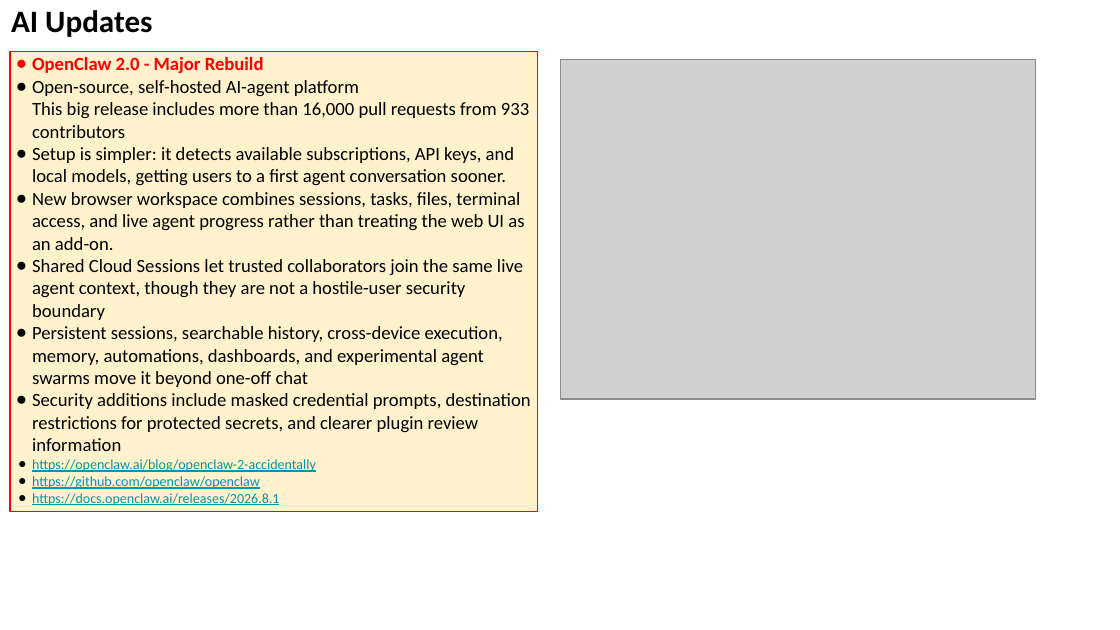
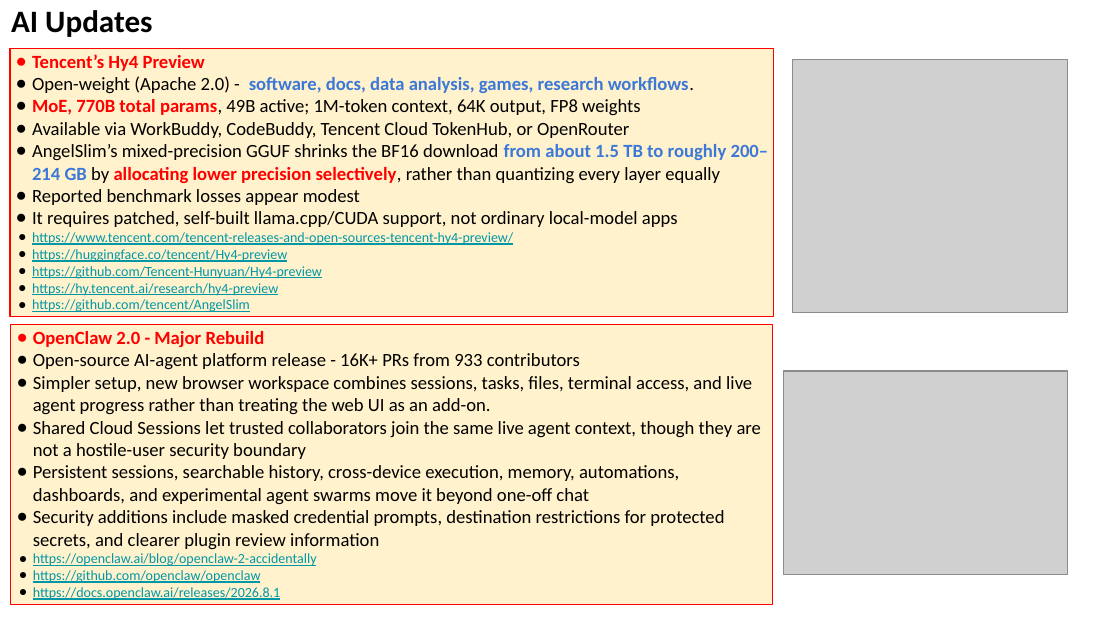
Before and after one commit to lselector/seminar, a slide deck: slide 8 of 2026/2026-09-04-AI-Updates.pptx (slide 7 before the commit). Drawn at 1120x630 pixels with LibreOffice and Linux fonts; fonts in the diff are those of the drawing; grey boxes stand for pictures. Boxes give left, top, right and bottom in pixels: in the first picture for what was removed or moved away, otherwise in the second. Text is boxed around its words. In the diff, an @@ line names an element or a change of style, - is before the commit and + after.

```diff
--- a/2026/2026-09-04-AI-Updates.pptx
+++ b/2026/2026-09-04-AI-Updates.pptx
@@ rectangle added at (10, 48, 773, 316), fill #FFF2CC, outline #FF0000 0.75 pt, 12 pt, text #000000 @@
+● Tencent’s Hy4 Preview
+● Open-weight (Apache 2.0) - software, docs, data analysis, games, research workflows.
+● MoE, 770B total params, 49B active; 1M-token context, 64K output, FP8 weights
+● Available via WorkBuddy, CodeBuddy, Tencent Cloud TokenHub, or OpenRouter
+● AngelSlim’s mixed-precision GGUF shrinks the BF16 download from about 1.5 TB to roughly 200–214 GB by allocating lower precision selectively, rather than quantizing every layer equally
+● Reported benchmark losses appear modest
+● It requires patched, self-built llama.cpp/CUDA support, not ordinary local-model apps
+● https://www.tencent.com/tencent-releases-and-open-sources-tencent-hy4-preview/
+● https://huggingface.co/tencent/Hy4-preview
+● https://github.com/Tencent-Hunyuan/Hy4-preview
+● https://hy.tencent.ai/research/hy4-preview
+● https://github.com/tencent/AngelSlim
@@ picture removed at (561, 59, 1036, 399) @@
@@ picture added at (793, 59, 1067, 312) @@
@@ rectangle "OpenClaw 2.0 - Major Rebuild": place and size @@
-rectangle "OpenClaw 2.0 - Major Rebuild" at (10, 52, 538, 512)
+rectangle "OpenClaw 2.0 - Major Rebuild" at (11, 325, 773, 604)
@@ text in rectangle at (33, 353, 752, 415): text changed @@
-● Open-source, self-hosted AI-agent platform
-  This big release includes more than 16,000 pull requests from 933 contributors
-● Setup is simpler: it detects available subscriptions, API keys, and local models, getting users to a first agent conversation sooner.
-● New browser workspace combines sessions, tasks, files, terminal access, and live agent progress rather than treating the web UI as an add-on.
+● Open-source AI-agent platform release - 16K+ PRs from 933 contributors
+● Simpler setup, new browser workspace combines sessions, tasks, files, terminal access, and live agent progress rather than treating the web UI as an add-on.
@@ picture added at (784, 371, 1068, 575) @@
```
Also in this commit, not shown: 9 other slides changed, 6 slides added, 1 slide removed.
